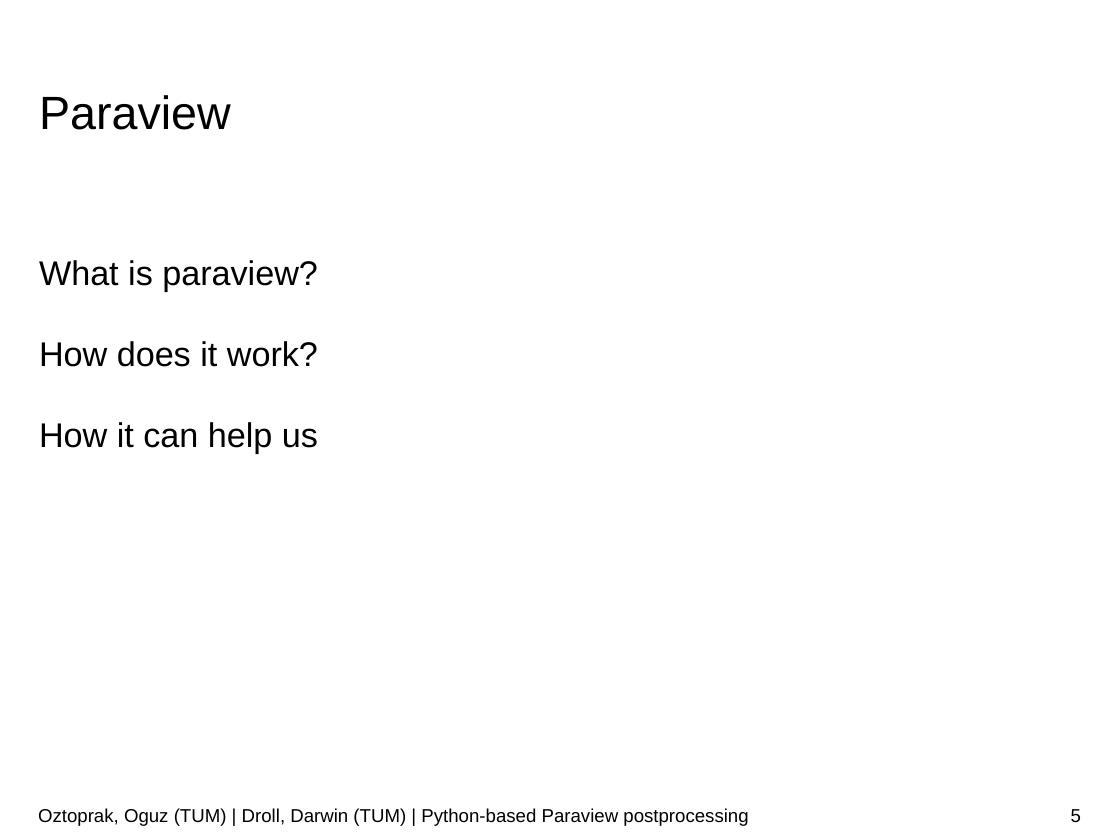
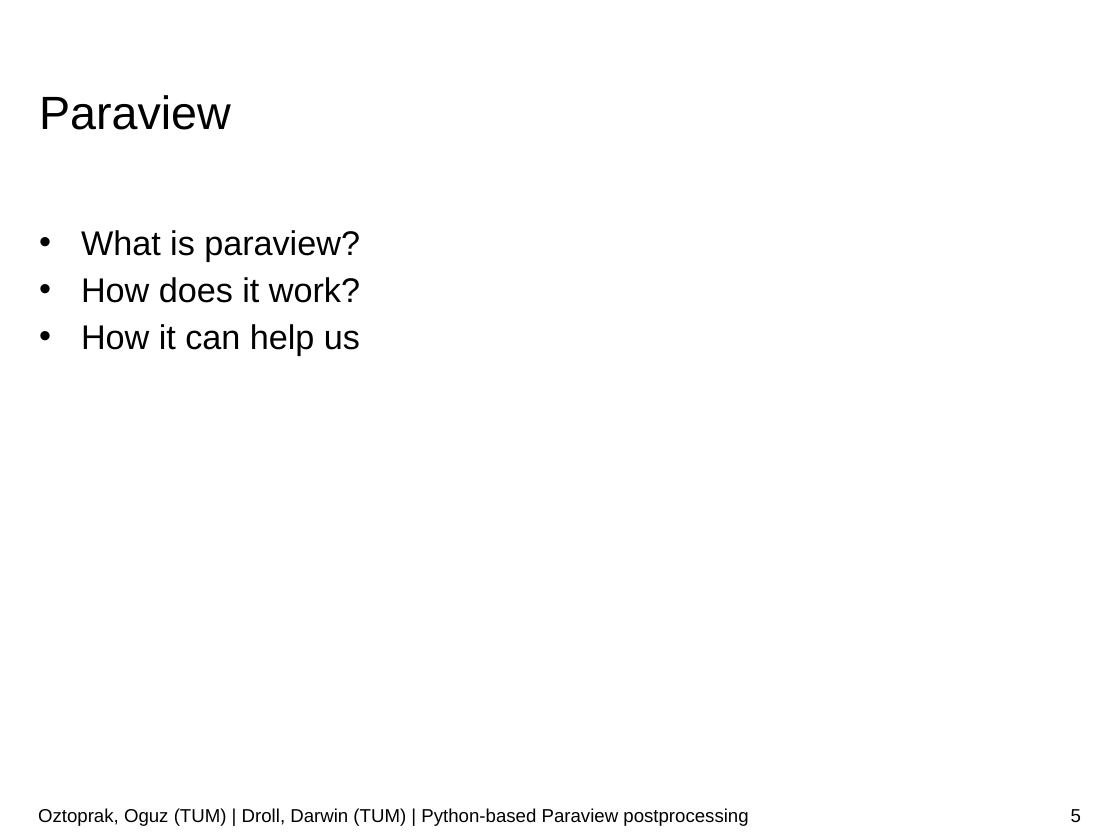
Before and after one commit to JusticeBoi/Paraview-PostProcessing-SoftwareLab, a slide deck: slide 5 of Paraview-postprocessor.pptx. Drawn at 1120x840 pixels with LibreOffice and Linux fonts; fonts in the diff are those of the drawing; background and template pictures are left out. Boxes give left, top, right and bottom in pixels: in the first picture for what was removed or moved away, otherwise in the second. Text is boxed around its words. In the diff, an @@ line names an element or a change of style, - is before the commit and + after.

```diff
--- a/Paraview-postprocessor.pptx
+++ b/Paraview-postprocessor.pptx
@@ text "What is paraview?" at box(81, 230, 360, 355): bullet none to • @@
```
Also in this commit, not shown: 6 other slides changed, 1 slide added.
